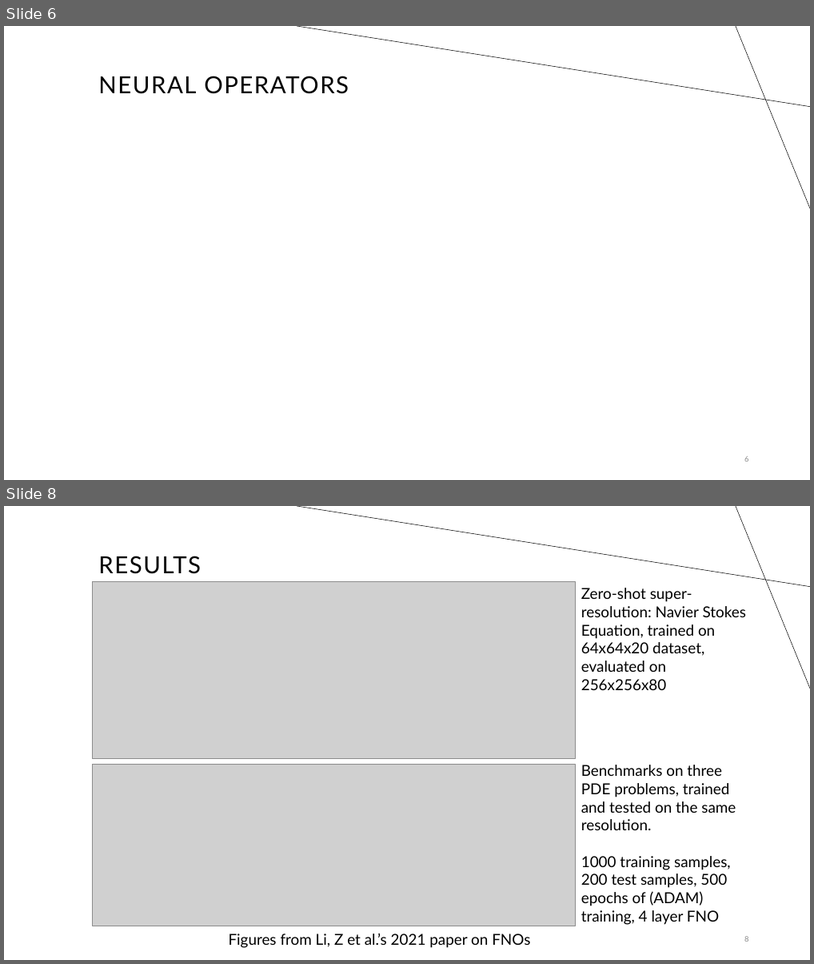
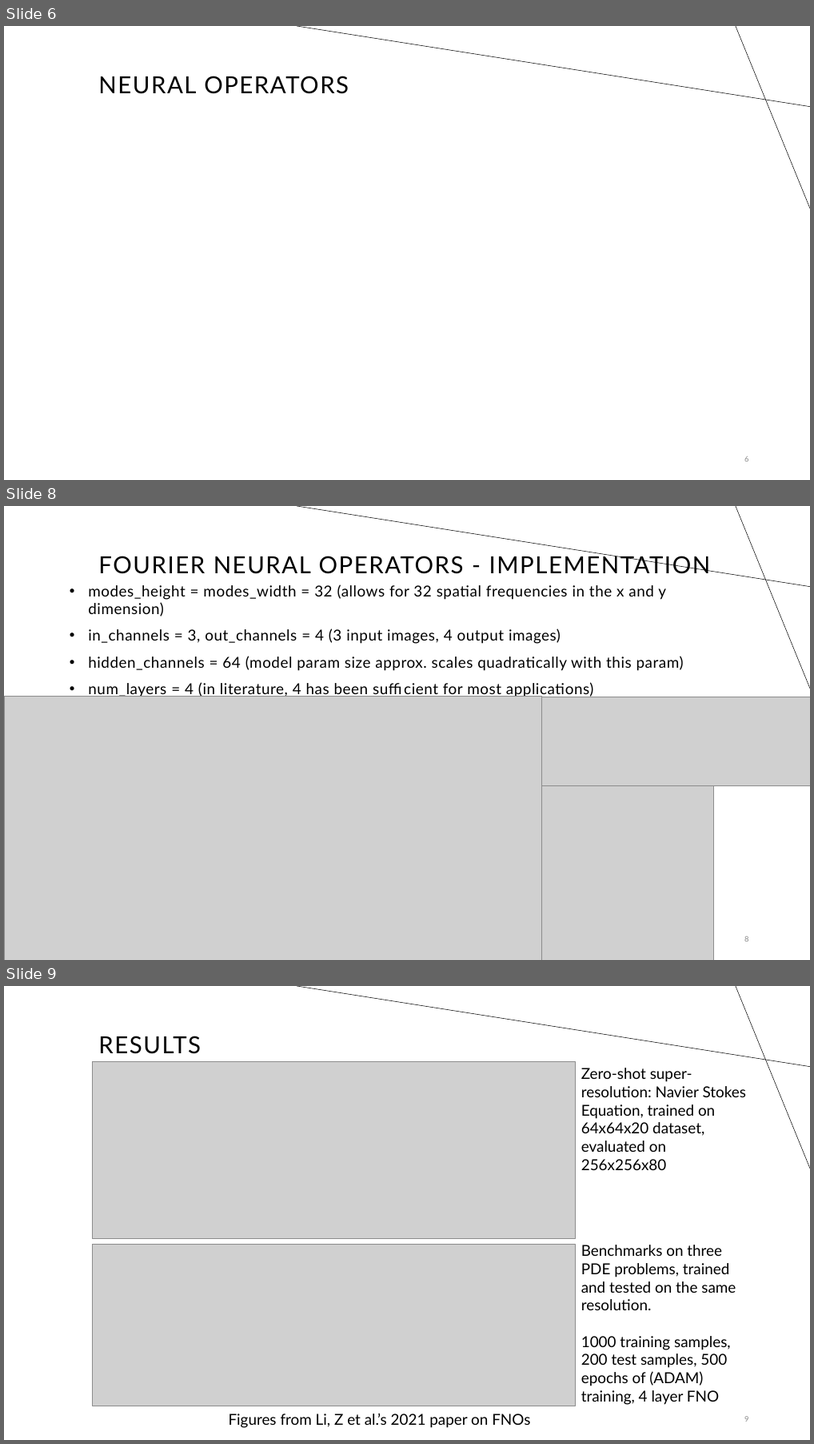
Before and after one commit to trutheresy/NO-2D-Metamaterials, a slide deck: Fourier Neural Operators.pptx. Shown one above the other, each under a label of ours: slides 6 and 8 before the commit, slides 6, 8 and 9 after it; the slides between them are not shown. The pictures are 814x964 and 814x1444 pixels, drawn with LibreOffice and Linux fonts; fonts in the diff are those of the drawing; grey boxes stand for pictures. Boxes give left, top, right and bottom in pixels: in the first picture for what was removed or moved away, otherwise in the second. Text is boxed around its words. In the diff, an @@ line names an element or a change of style, - is before the commit and + after.

```diff
--- a/Fourier Neural Operators.pptx
+++ b/Fourier Neural Operators.pptx
@@ slide 8 added at [4, 506, 810, 960], background #FFFFFF; not listed: 2 template elements that a slide beside it also shows @@
@@ title added at [98, 552, 711, 574], 28 pt, text #000000 @@
+FOURIER NEURAL OPERATORS - IMPLEMENTATION
@@ text added at [88, 584, 684, 698], 18 pt, text #000000 @@
+• modes_height = modes_width = 32 (allows for 32 spatial frequencies in the x and y dimension)
+• in_channels = 3, out_channels = 4 (3 input images, 4 output images)
+• hidden_channels = 64 (model param size approx. scales quadratically with this param)
+• num_layers = 4 (in literature, 4 has been sufficient for most applications)
@@ picture added at [4, 696, 542, 960] @@
@@ picture added at [542, 696, 810, 786] @@
@@ picture added at [542, 786, 714, 960] @@
@@ page number added at [745, 936, 749, 941], 9 pt, text #8C8C8C @@
+8
@@ what was slide 8 is now slide 9 @@
```
Also in this commit, not shown: 2 slides changed, 2 other files.
